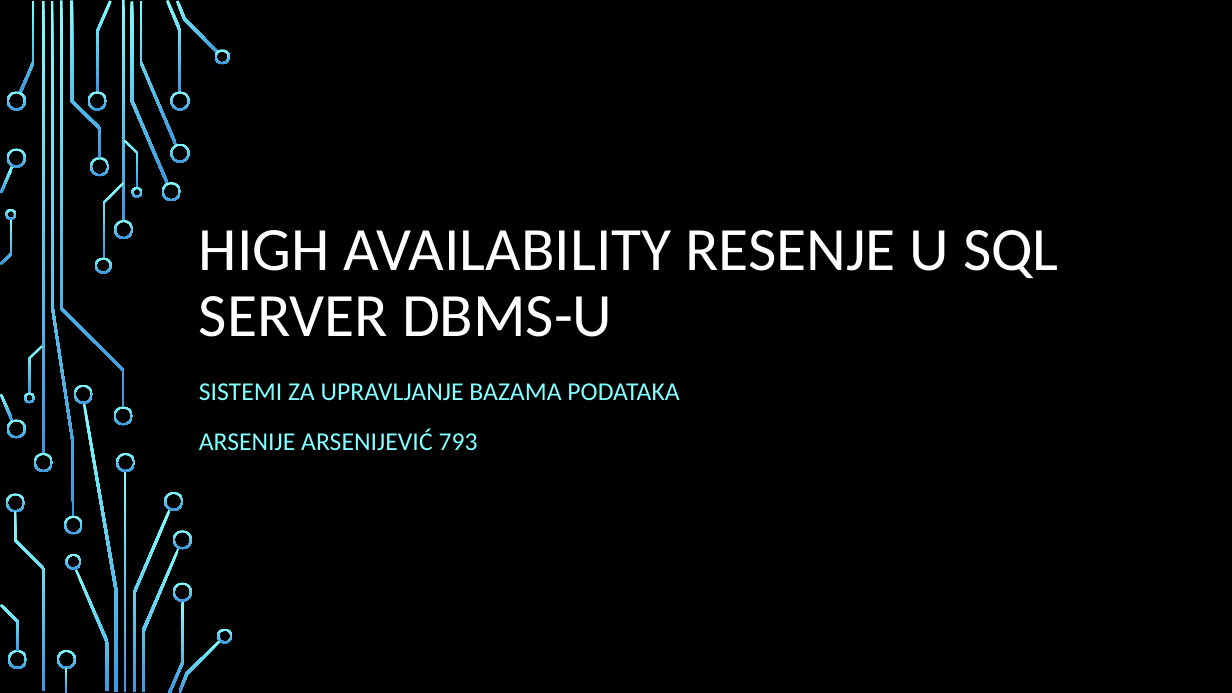
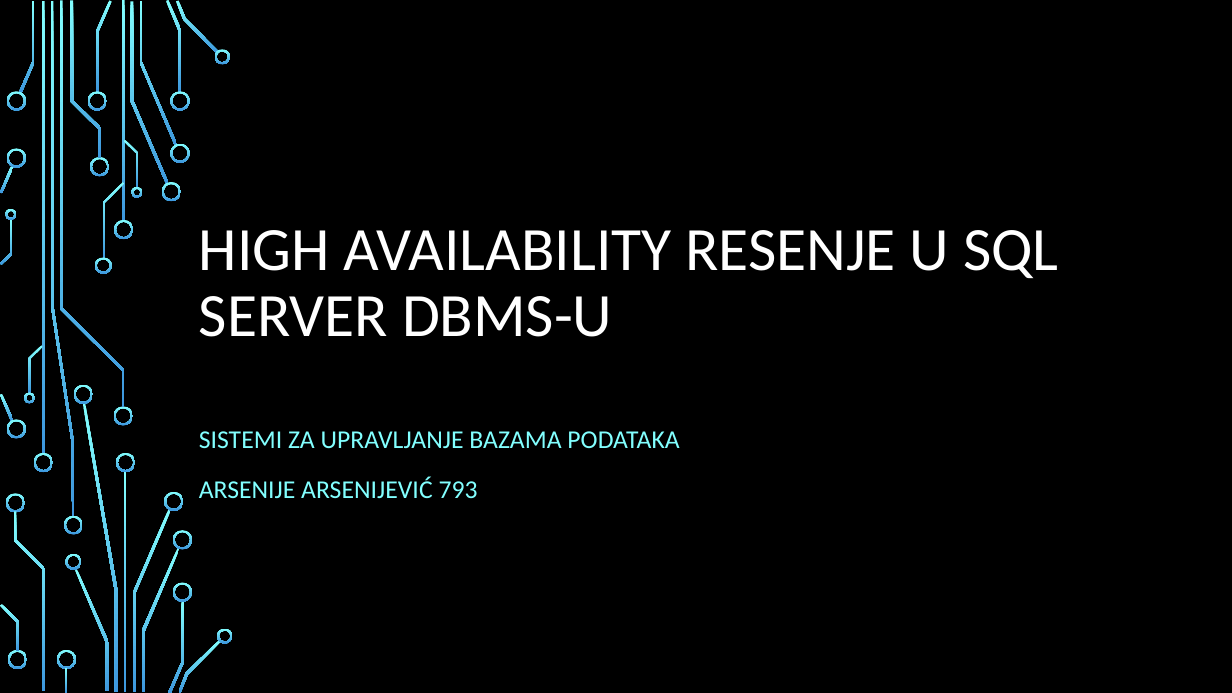
Before and after one commit to ArxyaArsa/master-dbms, a slide deck: slide 1 of Seminarski 3/3. High-Availability sistem u SQL Server DBMS-u.pptx. Drawn at 1232x693 pixels with LibreOffice and Linux fonts; fonts in the diff are those of the drawing; background and template pictures are left out. Boxes give left, top, right and bottom in pixels: in the first picture for what was removed or moved away, otherwise in the second. Text is boxed around its words. In the diff, an @@ line names an element or a change of style, - is before the commit and + after.

```diff
--- a/Seminarski 3/3. High-Availability sistem u SQL Server DBMS-u.pptx
+++ b/Seminarski 3/3. High-Availability sistem u SQL Server DBMS-u.pptx
@@ subtitle "SISTEMI ZA UPRAVLJANJE BAZAMA PODATAKA": place and size @@
-subtitle "SISTEMI ZA UPRAVLJANJE BAZAMA PODATAKA" at box(199, 383, 679, 450)
+subtitle "SISTEMI ZA UPRAVLJANJE BAZAMA PODATAKA" at box(199, 431, 679, 498)
```
Also in this commit, not shown: 15 slides added, 1 other file.
